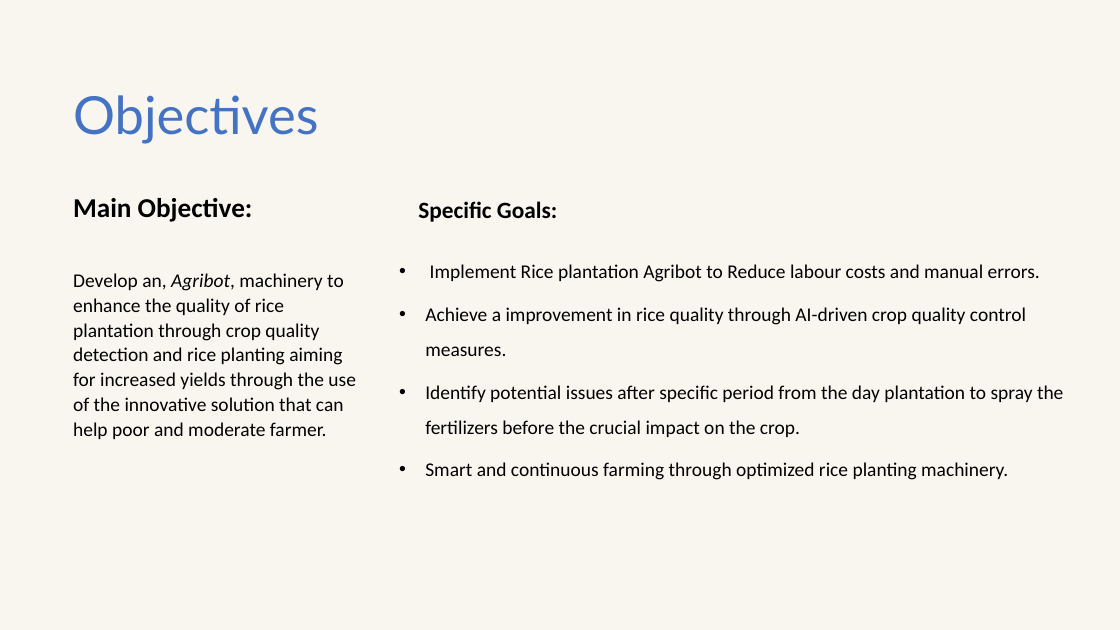
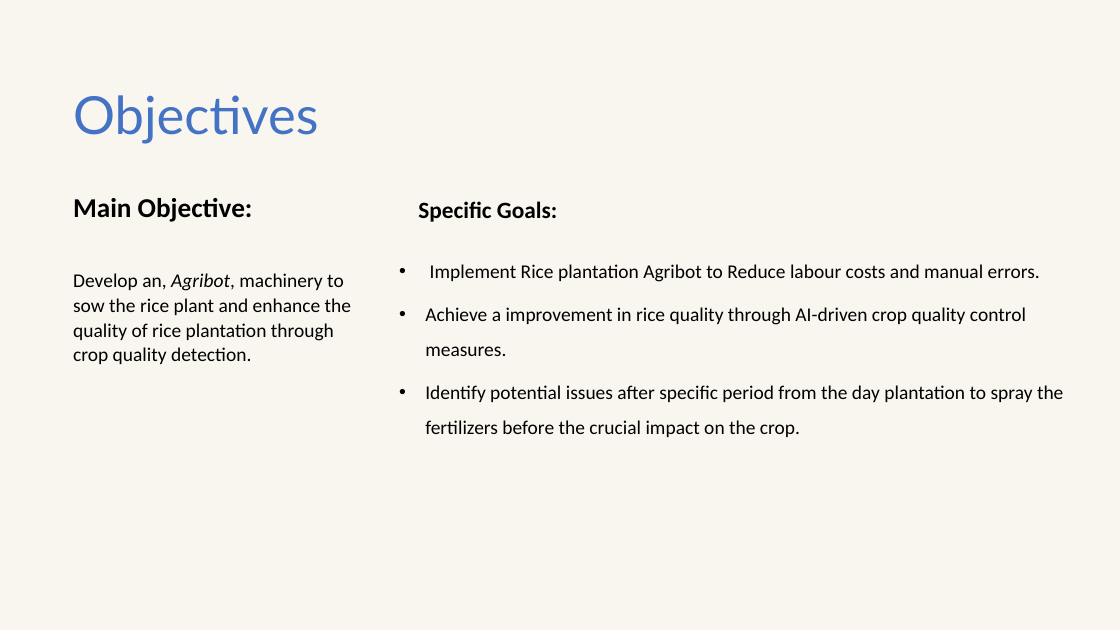
Before and after one commit to Vaibhav-1308/Agribot-Plantation-and-AI-Driven-Quality-Insights, a slide deck: slide 4 of PPT-R1-Agribot 2024-1.pptx. Drawn at 1120x630 pixels with LibreOffice and Linux fonts; fonts in the diff are those of the drawing. Boxes give left, top, right and bottom in pixels: in the first picture for what was removed or moved away, otherwise in the second. Text is boxed around its words. In the diff, an @@ line names an element or a change of style, - is before the commit and + after.

```diff
--- a/PPT-R1-Agribot 2024-1.pptx
+++ b/PPT-R1-Agribot 2024-1.pptx
@@ text at [73, 273, 351, 364]: text changed @@
-Develop an, Agribot, machinery to enhance the quality of rice plantation through crop quality detection and rice planting aiming for increased yields through the use of the innovative solution that can help poor and moderate farmer.
+Develop an, Agribot, machinery to sow the rice plant and enhance the quality of rice plantation through crop quality detection.
@@ text at [425, 462, 1008, 480]: paragraph removed @@
-• Smart and continuous farming through optimized rice planting machinery.
```
Also in this commit, not shown: 7 other slides changed, 3 other files.
